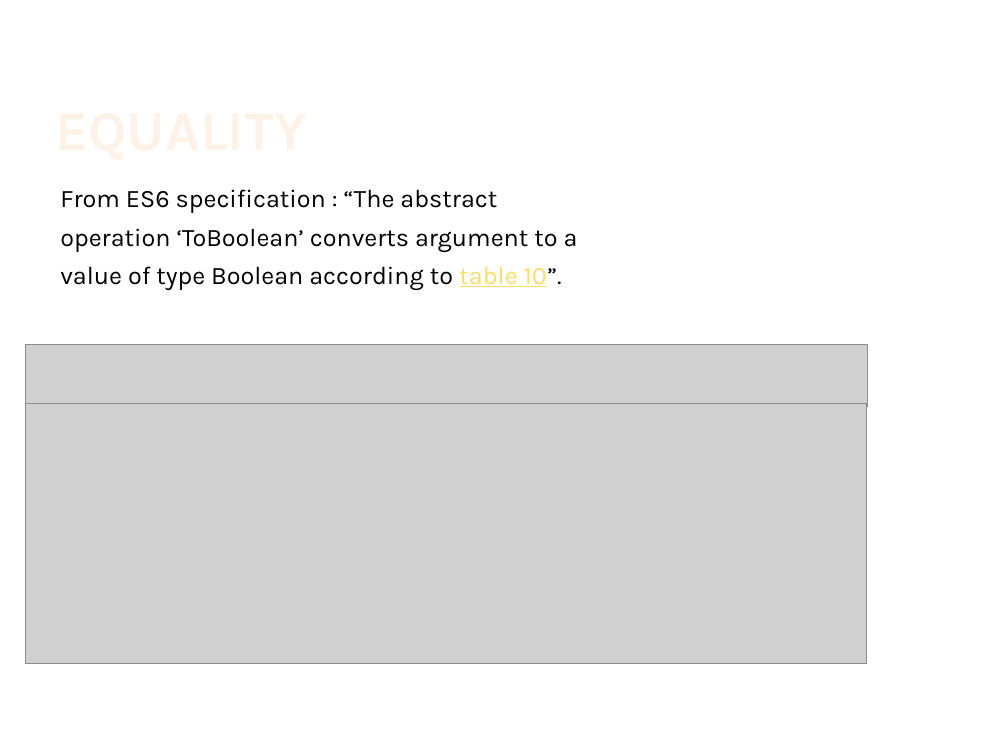
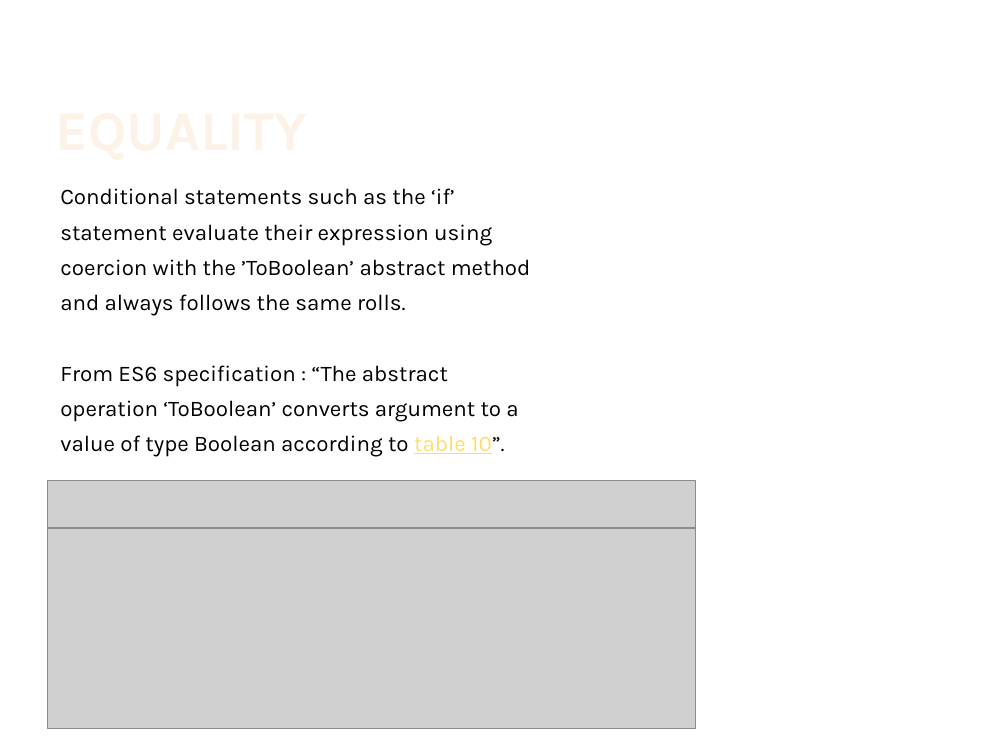
Before and after one commit to IsraelZablianov/TypeScript-Course, a slide deck: slide 6 of Advanced Es6 & TypeScript.pptx (slide 5 before the commit). Drawn at 1008x756 pixels with LibreOffice and Linux fonts; fonts in the diff are those of the drawing; grey boxes stand for pictures; background and template pictures are left out. Boxes give left, top, right and bottom in pixels: in the first picture for what was removed or moved away, otherwise in the second. Text is boxed around its words. In the diff, an @@ line names an element or a change of style, - is before the commit and + after.

Commit message:
updating equality section

```diff
--- a/Advanced Es6 & TypeScript.pptx
+++ b/Advanced Es6 & TypeScript.pptx
@@ text at <box>60,188,531,316</box>: paragraphs added @@
+Conditional statements such as the ‘if’
+statement evaluate their expression using
+coercion with the ’ToBoolean’ abstract method
+and always follows the same rolls.
@@ text at <box>60,365,518,457</box>: size 18 to 16 pt in "From ES6 specification : “The abstract", "operation ‘ToBoolean’ converts argument to a", "value of type Boolean according to table ..." @@
@@ picture: place and size @@
-picture at <box>25,345,868,406</box>
+picture at <box>47,481,696,528</box>
@@ picture: place and size @@
-picture at <box>25,403,867,663</box>
+picture at <box>47,528,696,729</box>
```
Also in this commit, not shown: 13 other slides changed, 3 slides added.
